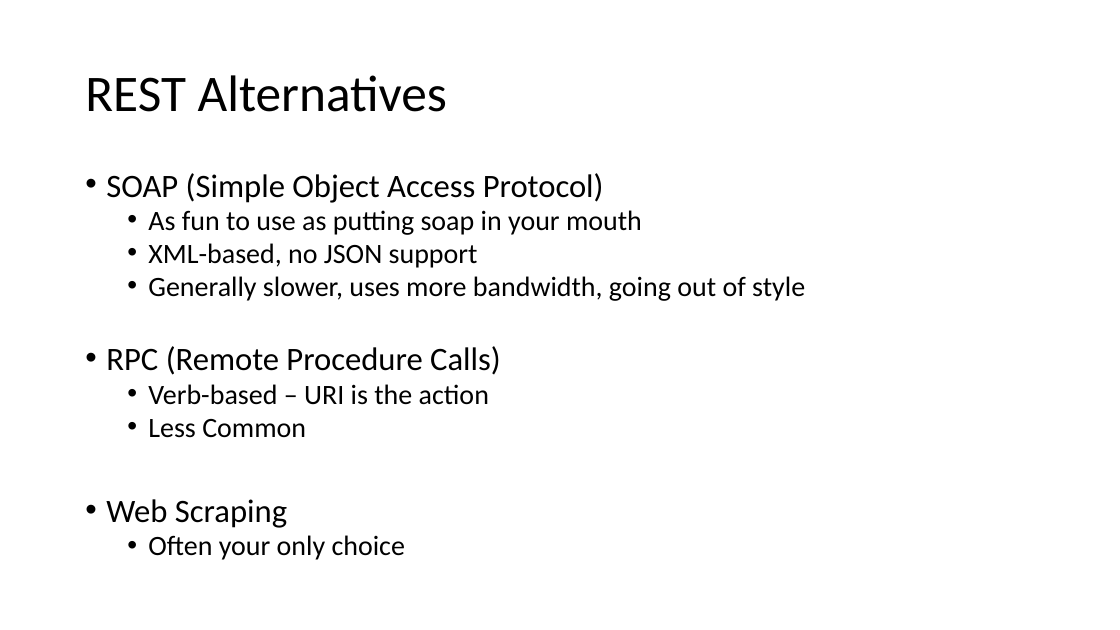
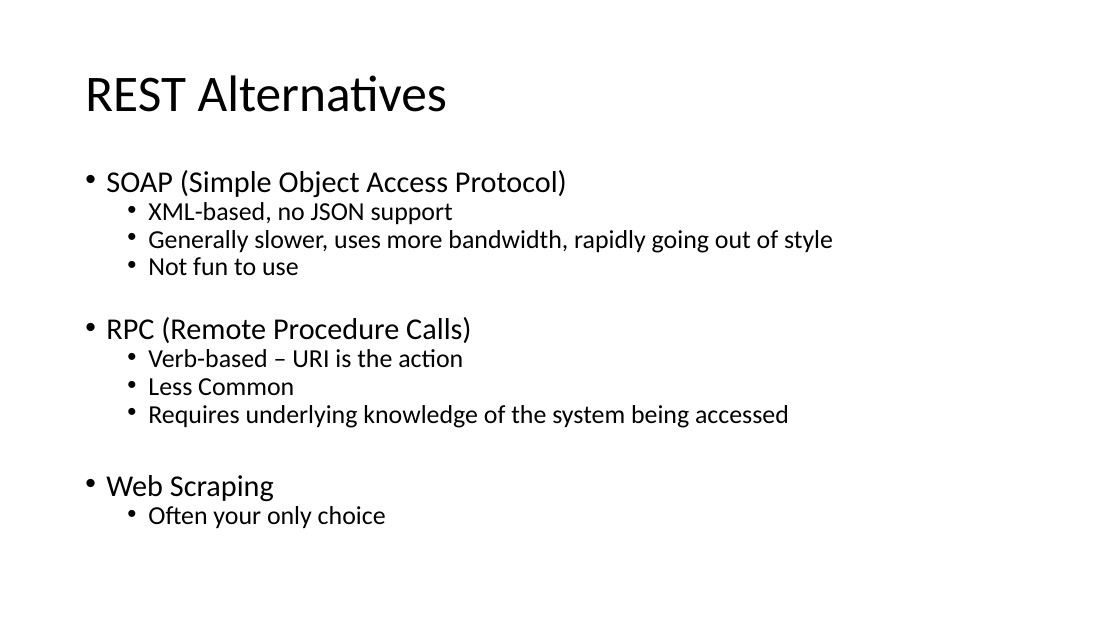
Before and after one commit to jasonroman/sloan-2018, a slide deck: slide 5 of presentation/rest-api-json-graphing.pptx (slide 6 before the commit). Drawn at 1120x630 pixels with LibreOffice and Linux fonts; fonts in the diff are those of the drawing. Boxes give left, top, right and bottom in pixels: in the first picture for what was removed or moved away, otherwise in the second. Text is boxed around its words. In the diff, an @@ line names an element or a change of style, - is before the commit and + after.

```diff
--- a/presentation/rest-api-json-graphing.pptx
+++ b/presentation/rest-api-json-graphing.pptx
@@ text at <box>106,170,567,529</box>: size 28 to 25.9 pt in "SOAP (Simple Object Access Protocol)", "RPC (Remote Procedure Calls)", "Web Scraping"; size 24 to 22.2 pt in "XML-based, no JSON support", "Verb-based – URI is the action", "Less Common", "Often your only choice"; line spacing 0.8 to 0.7 @@
@@ text at <box>148,210,642,235</box>: paragraph removed @@
-  • As fun to use as putting soap in your mouth
@@ text at <box>148,230,833,276</box>: text changed; size 24 to 22.2 pt @@
-  • Generally slower, uses more bandwidth, going out of style
+  • Generally slower, uses more bandwidth, rapidly going out of style
+  • Not fun to use
@@ text at <box>148,405,789,428</box>: paragraph added @@
+  • Requires underlying knowledge of the system being accessed
```
Also in this commit, not shown: 5 other slides changed, 1 slide added, 15 other files.
